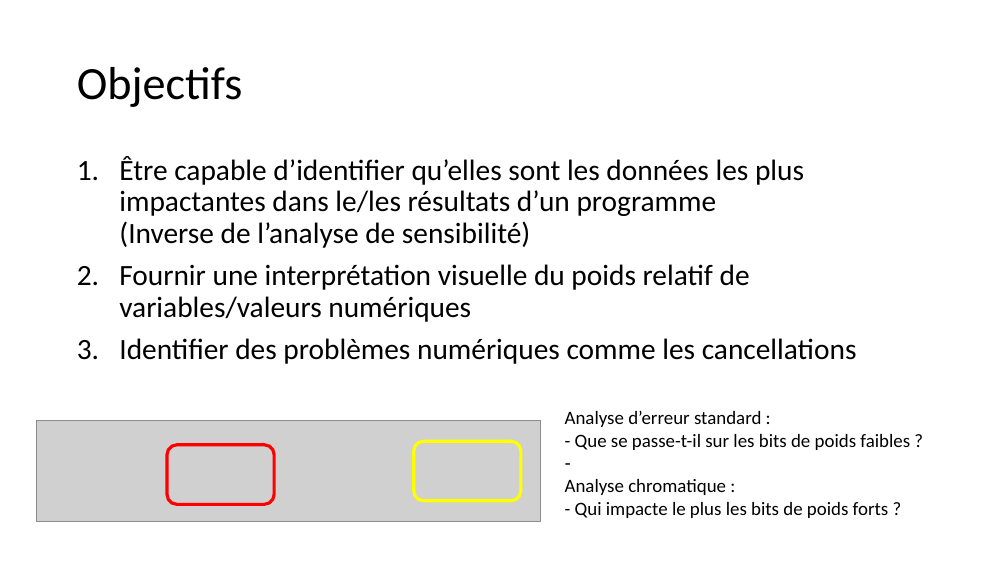
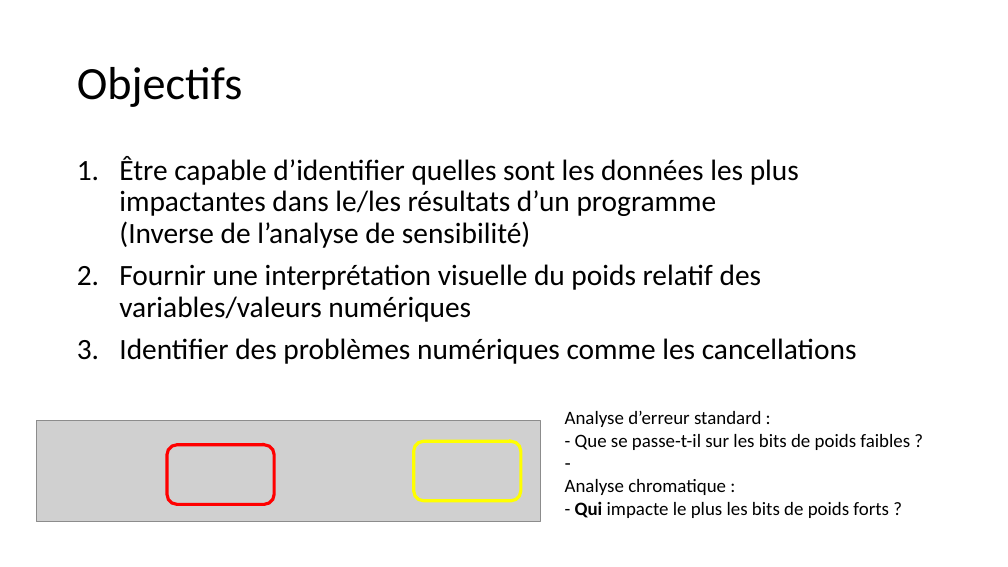
Before and after one commit to ddavid42/chromatic, a slide deck: slide 3 of Presentation/Représentation et analyse chromatique de l’influence des valeurs.odp. Drawn at 1008x567 pixels with LibreOffice and Linux fonts; fonts in the diff are those of the drawing; grey boxes stand for pictures. Boxes give left, top, right and bottom in pixels: in the first picture for what was removed or moved away, otherwise in the second. Text is boxed around its words. In the diff, an @@ line names an element or a change of style, - is before the commit and + after.

Commit message:
correct some typos in the presentation

```diff
--- a/Presentation/Représentation et analyse chromatique de l’influence des valeurs.odp
+++ b/Presentation/Représentation et analyse chromatique de l’influence des valeurs.odp
@@ text at box(119, 156, 799, 322): text changed @@
-1. Être capable d’identifier qu’elles sont les données les plus impactantes dans le/les résultats d’un programme
-   (Inverse de l’analyse de sensibilité)
-2. Fournir une interprétation visuelle du poids relatif de variables/valeurs numériques
+1. Être capable d’identifier quelles sont les données les plus impactantes dans le/les résultats d’un programme
+   (Inverse de l’analyse de sensibilité)
+2. Fournir une interprétation visuelle du poids relatif des variables/valeurs numériques
@@ text at box(575, 501, 889, 518): bold on in "Qui" @@
```
Also in this commit, not shown: 7 other slides changed.
